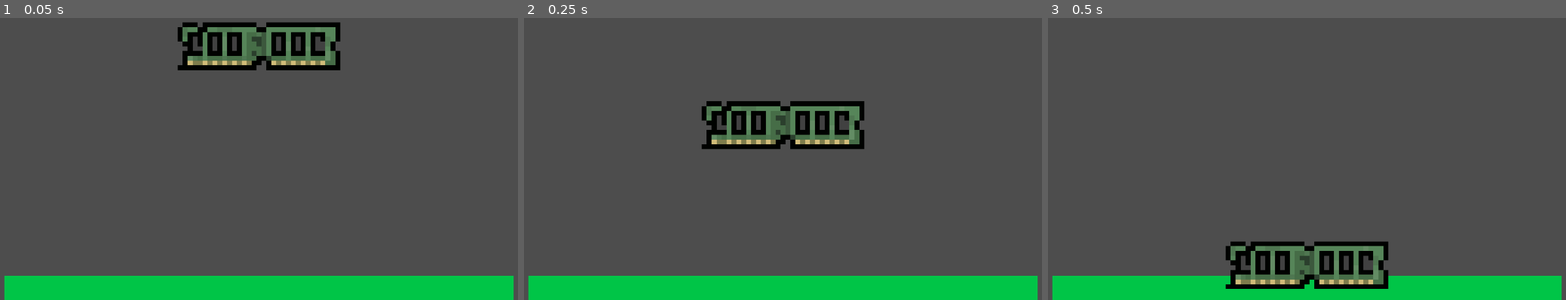
Above: before the commit, frames 1-3 (left to right).
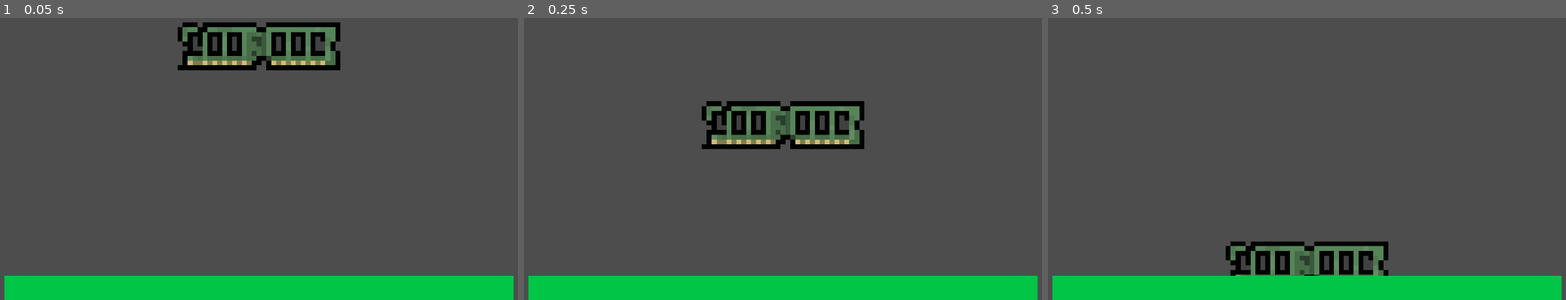
Above: after the commit, the same moments.

Repository: Raikosuu/Full-Tech-Panic_Public
Game: Godot game, scene res://scenes/minigame1.tscn
Same seed, same stepped clock (60 frames per second), same inputs: the game is played once before the commit and once after it. This scene is started directly instead of the project's main scene.
Inputs:
- Up to frame 1 (0.05 s): no input
- Up to frame 2 (0.25 s): no input
- Up to frame 3 (0.5 s): no input

Frames 1-2 are identical in both runs. In frame 3, 1.4% of the frame differs, in the area x 34-66%, y 91-97%.

Commit message:
fixed timeline bug

Diff:
--- a/scenes/minigame1.tscn
+++ b/scenes/minigame1.tscn
@@ -1,12 +1,18 @@
-[gd_scene load_steps=4 format=3 uid="uid://ca3nouy6qvt8t"]
+[gd_scene load_steps=5 format=3 uid="uid://ca3nouy6qvt8t"]
 
 [ext_resource type="PackedScene" uid="uid://pgpcgeywpbc5" path="res://scenes/ram_module.tscn" id="1_hyuno"]
 [ext_resource type="PackedScene" uid="uid://bhph80goxwfn5" path="res://scenes/snap_zone.tscn" id="2_o2b5h"]
+
+[sub_resource type="PhysicsMaterial" id="PhysicsMaterial_o2b5h"]
 
 [sub_resource type="RectangleShape2D" id="RectangleShape2D_hyuno"]
 size = Vector2(178, 43)
 
 [node name="Minigame1" type="Node2D"]
+
+[node name="RAM_Module" parent="." instance=ExtResource("1_hyuno")]
+position = Vector2(0, -38)
+physics_material_override = SubResource("PhysicsMaterial_o2b5h")
 
 [node name="Camera2D" type="Camera2D" parent="."]
 zoom = Vector2(7, 7)
@@ -26,7 +32,4 @@
 
 [node name="snapzone" parent="Mother Board" instance=ExtResource("2_o2b5h")]
 position = Vector2(35, -9)
-accepted_components = Array[NodePath]([NodePath("")])
-
-[node name="RAM_Module" parent="." instance=ExtResource("1_hyuno")]
-position = Vector2(0, -38)
+accepted_components = Array[NodePath]([NodePath("../../RAM_Module")])
--- a/scenes/ram_module.tscn
+++ b/scenes/ram_module.tscn
@@ -1,12 +1,15 @@
-[gd_scene load_steps=4 format=3 uid="uid://pgpcgeywpbc5"]
+[gd_scene load_steps=5 format=3 uid="uid://pgpcgeywpbc5"]
 
 [ext_resource type="Script" uid="uid://dxv6nfcme5su2" path="res://scripts/drag_cont.gd" id="1_6bpva"]
-[ext_resource type="Texture2D" uid="uid://482ial2ydp4u" path="res://assets/Computer parts/DDR4_RAM.png" id="1_13k6a"]
+[ext_resource type="Texture2D" uid="uid://bdq1egybrbah" path="res://assets/Computer parts/DDR4_RAM.png" id="1_13k6a"]
+
+[sub_resource type="PhysicsMaterial" id="PhysicsMaterial_6bpva"]
 
 [sub_resource type="RectangleShape2D" id="RectangleShape2D_6bpva"]
 size = Vector2(56, 12)
 
 [node name="RAM_Module" type="RigidBody2D"]
+physics_material_override = SubResource("PhysicsMaterial_6bpva")
 script = ExtResource("1_6bpva")
 
 [node name="Ddr4Ram" type="Sprite2D" parent="."]
